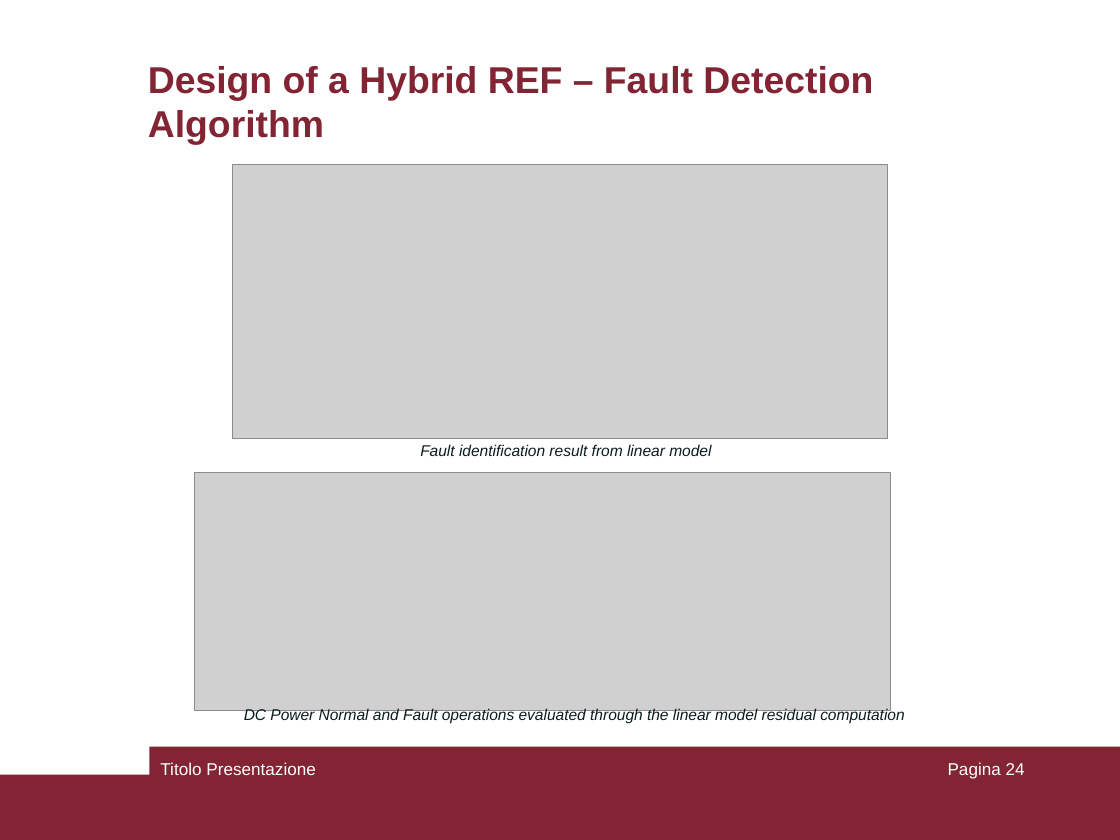
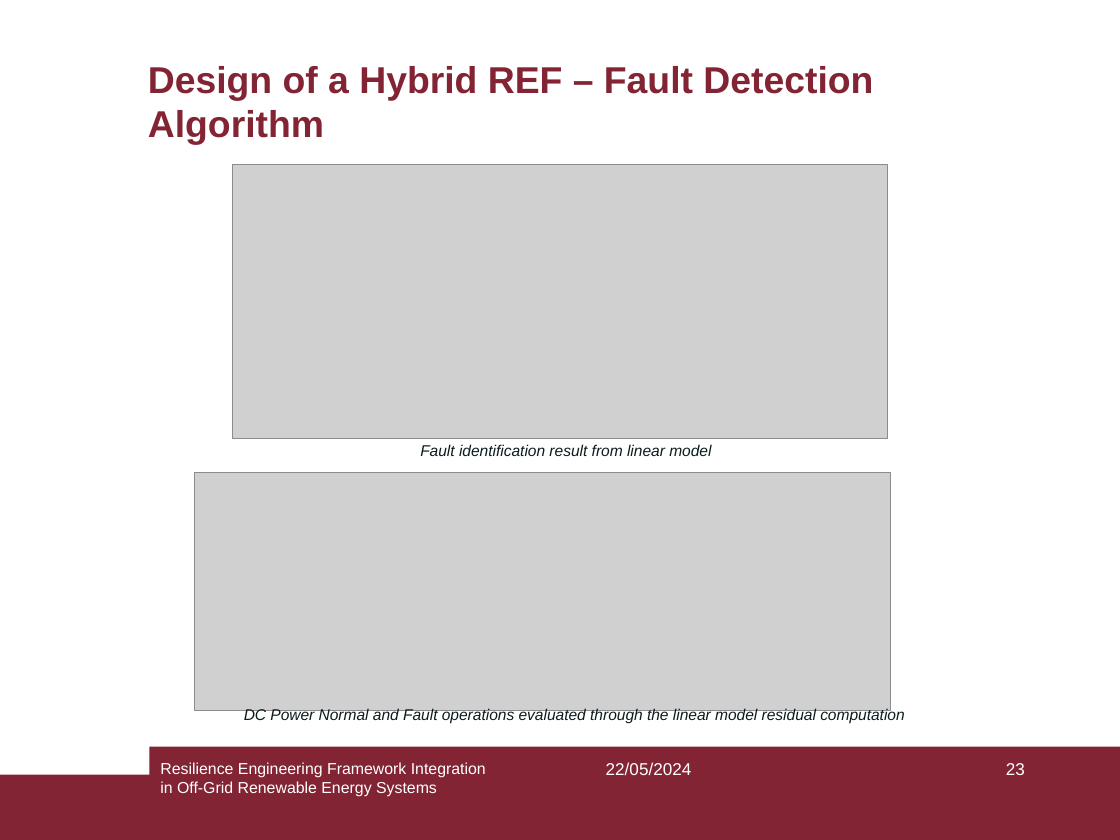
Before and after one commit to pierlucaanania/ResilienceEngineering4Minigrid_Africa, a slide deck: slide 23 of MSc Thesis/PresPptSapienza.ppt (slide 24 before the commit). Drawn at 1120x840 pixels with LibreOffice and Linux fonts; fonts in the diff are those of the drawing; grey boxes stand for pictures. Boxes give left, top, right and bottom in pixels: in the first picture for what was removed or moved away, otherwise in the second. Text is boxed around its words. In the diff, an @@ line names an element or a change of style, - is before the commit and + after.

```diff
--- a/MSc Thesis/PresPptSapienza.ppt
+++ b/MSc Thesis/PresPptSapienza.ppt
@@ text at box(160, 762, 486, 797): text changed; size 11 to 10.2 pt @@
-Titolo Presentazione
+Resilience Engineering Framework Integration in Off-Grid Renewable Energy Systems
@@ text added at box(606, 762, 692, 775), 11 pt, text #FFFFFF @@
+22/05/2024
@@ page number at box(1006, 763, 1025, 775): text changed @@
-Pagina 24
+23
```
Also in this commit, not shown: 28 other slides changed, 1 slide removed.
